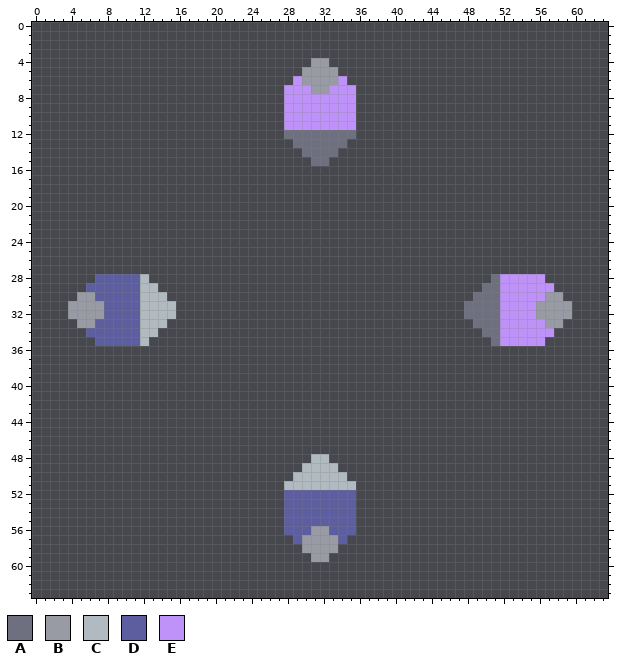
Two states of a pixel-art sprite, src/main/resources/sprites/blocks/production/newspaper-press-frame1.png. This is how it looked before the edit.
The file is 64x64 pixels.
Palette (. is transparent): A #6e7080  B #989aa4  C #b0bac0  D #5c5e9f  E #bf92f9
Pixels before, first column x 4:
 4 ...........................BB...........................
 5 ..........................BBBB..........................
 6 .........................EBBBBE.........................
 7 ........................EEEBBEEE........................
 8 ........................EEEEEEEE........................
 9 ........................EEEEEEEE........................
10 ........................EEEEEEEE........................
11 ........................EEEEEEEE........................
12 ........................AAAAAAAA........................
13 .........................AAAAAA.........................
14 ..........................AAAA..........................
15 ...........................AA...........................
16 ........................................................
17 ........................................................
18 ........................................................
19 ........................................................
20 ........................................................
21 ........................................................
22 ........................................................
23 ........................................................
24 ........................................................
25 ........................................................
26 ........................................................
27 ........................................................
28 ...DDDDDC......................................AEEEEE...
29 ..DDDDDDCC....................................AAEEEEEE..
30 .BBDDDDDCCC..................................AAAEEEEEBB.
31 BBBBDDDDCCCC................................AAAAEEEEBBBB
32 BBBBDDDDCCCC................................AAAAEEEEBBBB
33 .BBDDDDDCCC..................................AAAEEEEEBB.
34 ..DDDDDDCC....................................AAEEEEEE..
35 ...DDDDDC......................................AEEEEE...
36 ........................................................
37 ........................................................
38 ........................................................
39 ........................................................
40 ........................................................
41 ........................................................
42 ........................................................
43 ........................................................
44 ........................................................
45 ........................................................
46 ........................................................
47 ........................................................
48 ...........................CC...........................
49 ..........................CCCC..........................
50 .........................CCCCCC.........................
51 ........................CCCCCCCC........................
52 ........................DDDDDDDD........................
53 ........................DDDDDDDD........................
54 ........................DDDDDDDD........................
55 ........................DDDDDDDD........................
56 ........................DDDBBDDD........................
57 .........................DBBBBD.........................
58 ..........................BBBB..........................
59 ...........................BB...........................
After:
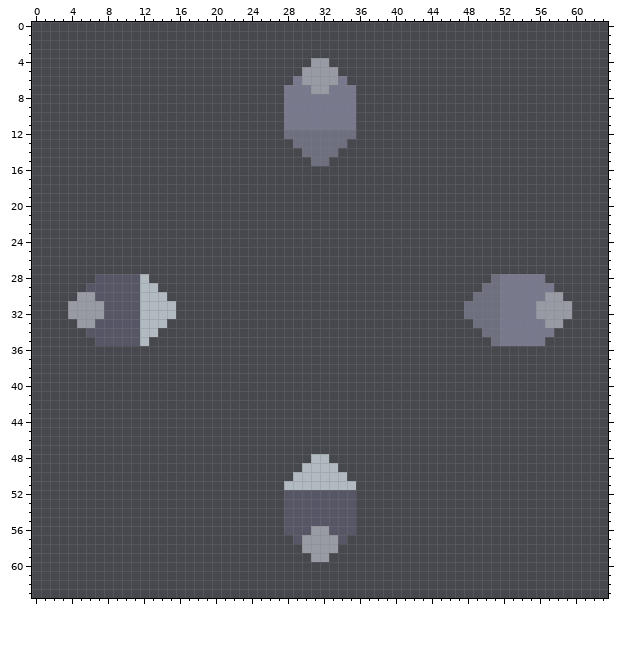
The edit:
Colour D changes from #5c5e9f to #565666.
Colour E changes from #bf92f9 to #79798e.
Changed places in both pictures, as pixel boxes (x1, y1, x2, y2):
changed: (284, 76, 356, 130)
changed: (86, 274, 140, 346)
changed: (500, 274, 554, 346)
changed: (284, 490, 356, 544)
